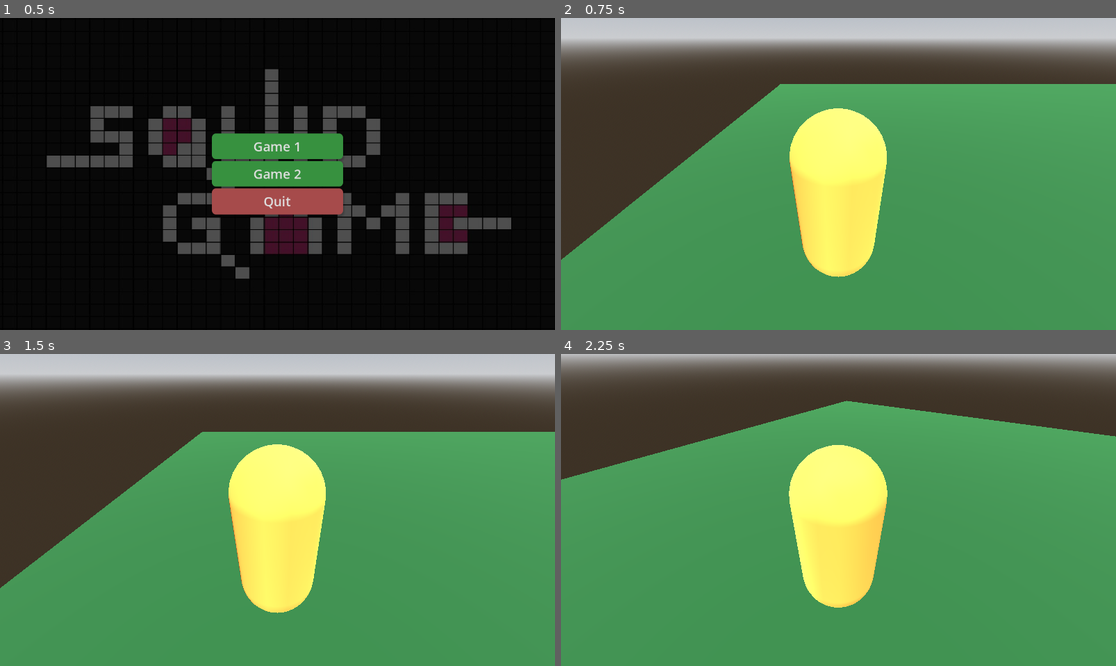
Above: before the commit, frames 1-4 (two rows, left to right).
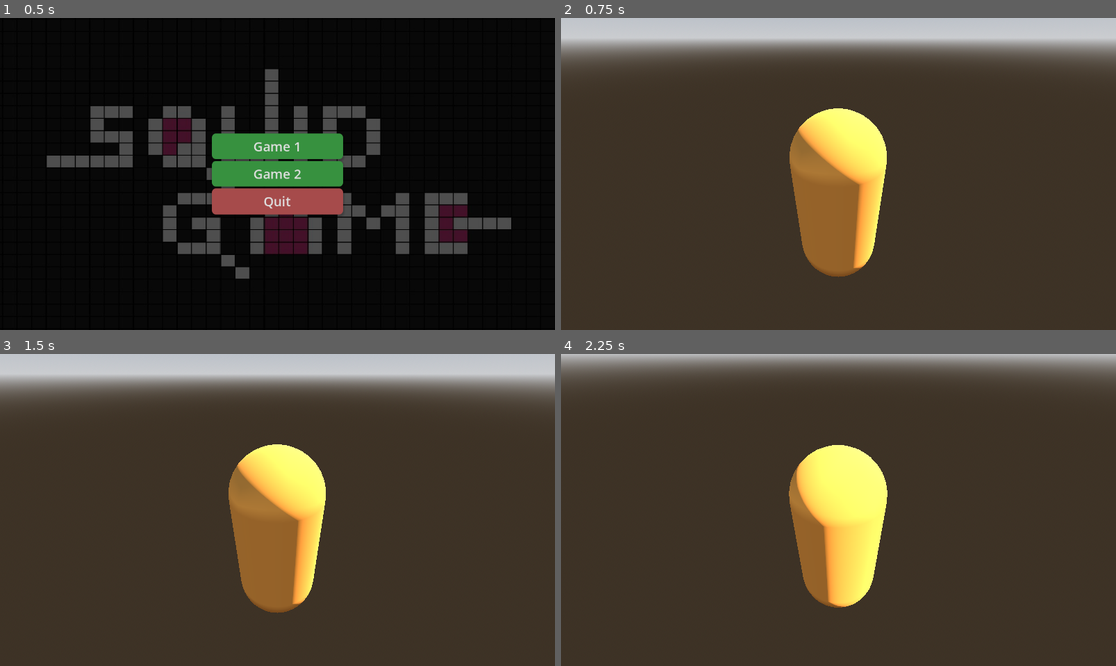
Above: after the commit, the same moments.

Repository: marufimtiaz/squid-game
Game: Godot game, scene res://scenes/startmenu.tscn
Two runs of this game, one before a commit and one after it. Both use one fixed random seed, a clock stepped at 60 frames per second and the inputs below.
Inputs (mouse positions are in pixels of both pictures, inside the frame that each line leads up to):
- Up to frame 1 (0.5 s): no input
- Up to frame 2 (0.75 s): click "Game 2" at 0.5 s
- Up to frame 3 (1.5 s): tap Enter (ui_accept) at 1.25 s; move the mouse to (399, 494) at 1.27 s; hold Right (ui_right) from 1.28 s (still down); click (399, 494) at 1.42 s
- Up to frame 4 (2.25 s): tap Enter (ui_accept) at 1.52 s; move the mouse to (810, 510) at 2.02 s; release Right (ui_right) at 2.03 s; hold Up (ui_up) from 2.03 s (still down)

Frame 1 is identical in both runs. In frame 2, 66% of the frame differs, in the area x 0-100%, y 21-100%; in frame 3, 64%; in frame 4, 72%, in the area x 0-100%, y 14-100%.

Commit message:
reorganize

Diff:
--- a/scenes/game2.tscn
+++ b/scenes/game2.tscn
@@ -1,6 +1,8 @@
-[gd_scene load_steps=6 format=3 uid="uid://debhruqvkbw1c"]
+[gd_scene load_steps=8 format=3 uid="uid://debhruqvkbw1c"]
 
+[ext_resource type="PackedScene" uid="uid://bwcufv5r8ctl8" path="res://scenes/platforms.tscn" id="2_btr28"]
 [ext_resource type="PackedScene" uid="uid://bs72ogkvdd7d6" path="res://addons/player/proto_controller.tscn" id="2_u48pd"]
+[ext_resource type="PackedScene" uid="uid://cb7312hk6qiee" path="res://scenes/killzone.tscn" id="3_btr28"]
 
 [sub_resource type="ProceduralSkyMaterial" id="ProceduralSkyMaterial_p8882"]
 sky_horizon_color = Color(0.66224277, 0.6717428, 0.6867428, 1)
@@ -14,9 +16,7 @@
 sky = SubResource("Sky_7pxbb")
 tonemap_mode = 2
 
-[sub_resource type="StandardMaterial3D" id="StandardMaterial3D_p8882"]
-vertex_color_use_as_albedo = true
-albedo_color = Color(0.12, 0.3, 0.13499999, 1)
+[sub_resource type="WorldBoundaryShape3D" id="WorldBoundaryShape3D_h21dd"]
 
 [node name="Game2" type="Node3D"]
 
@@ -24,17 +24,11 @@
 environment = SubResource("Environment_u48pd")
 
 [node name="DirectionalLight3D" type="DirectionalLight3D" parent="."]
-transform = Transform3D(0.93420446, -0.268415, 0.23497956, 0, 0.65868944, 0.75241494, -0.356738, -0.7029094, 0.6153506, 0, 0, 0)
+transform = Transform3D(0.9342045, -0.268415, 0.23497954, 0, 0.65868944, 0.75241494, -0.35673803, -0.7029094, 0.6153506, 0, 0.6949854, 0)
 shadow_enabled = true
 
-[node name="CSGBox3D" type="CSGBox3D" parent="."]
-transform = Transform3D(1, 0, 0, 0, 1, 0, 0, 0, 1, 14.122799, 1.9073486e-06, 12.928115)
-use_collision = true
-size = Vector3(41.269592, 1, 26.200867)
-material = SubResource("StandardMaterial3D_p8882")
-
 [node name="Player" parent="." instance=ExtResource("2_u48pd")]
-transform = Transform3D(1, 0, 0, 0, 1, 0, 0, 0, 1, -2.35887, 0, 14.050513)
+transform = Transform3D(-4.371139e-08, 0, -1, 0, 1, 0, 1, 0, -4.371139e-08, 5.904961, 0, 14.050513)
 can_sprint = true
 
 [node name="Mesh" parent="Player" index="0"]
@@ -43,4 +37,13 @@
 [node name="Camera3D" parent="Player/Head" index="0"]
 transform = Transform3D(0.9999987, 0.0008738362, -0.001388573, 4.6141013e-05, 0.8310427, 0.5562086, 0.0016399988, -0.5562079, 0.8310416, 0, 1.0626497, 1.4954376)
 
+[node name="Platforms" parent="." instance=ExtResource("2_btr28")]
+
+[node name="Killzone" parent="." instance=ExtResource("3_btr28")]
+
+[node name="CollisionShape3D" type="CollisionShape3D" parent="Killzone"]
+transform = Transform3D(1, 0, 0, 0, 1, 0, 0, 0, 1, 42.649086, -5.519144, 0)
+shape = SubResource("WorldBoundaryShape3D_h21dd")
+debug_color = Color(0.050708726, 0.5730574, 0.83116233, 0.878)
+
 [editable path="Player"]
